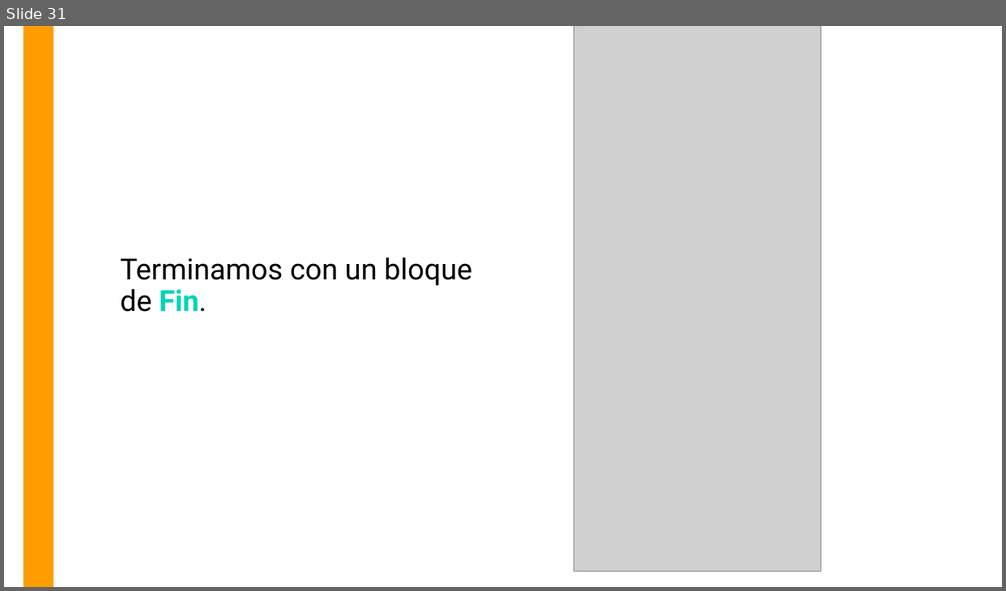
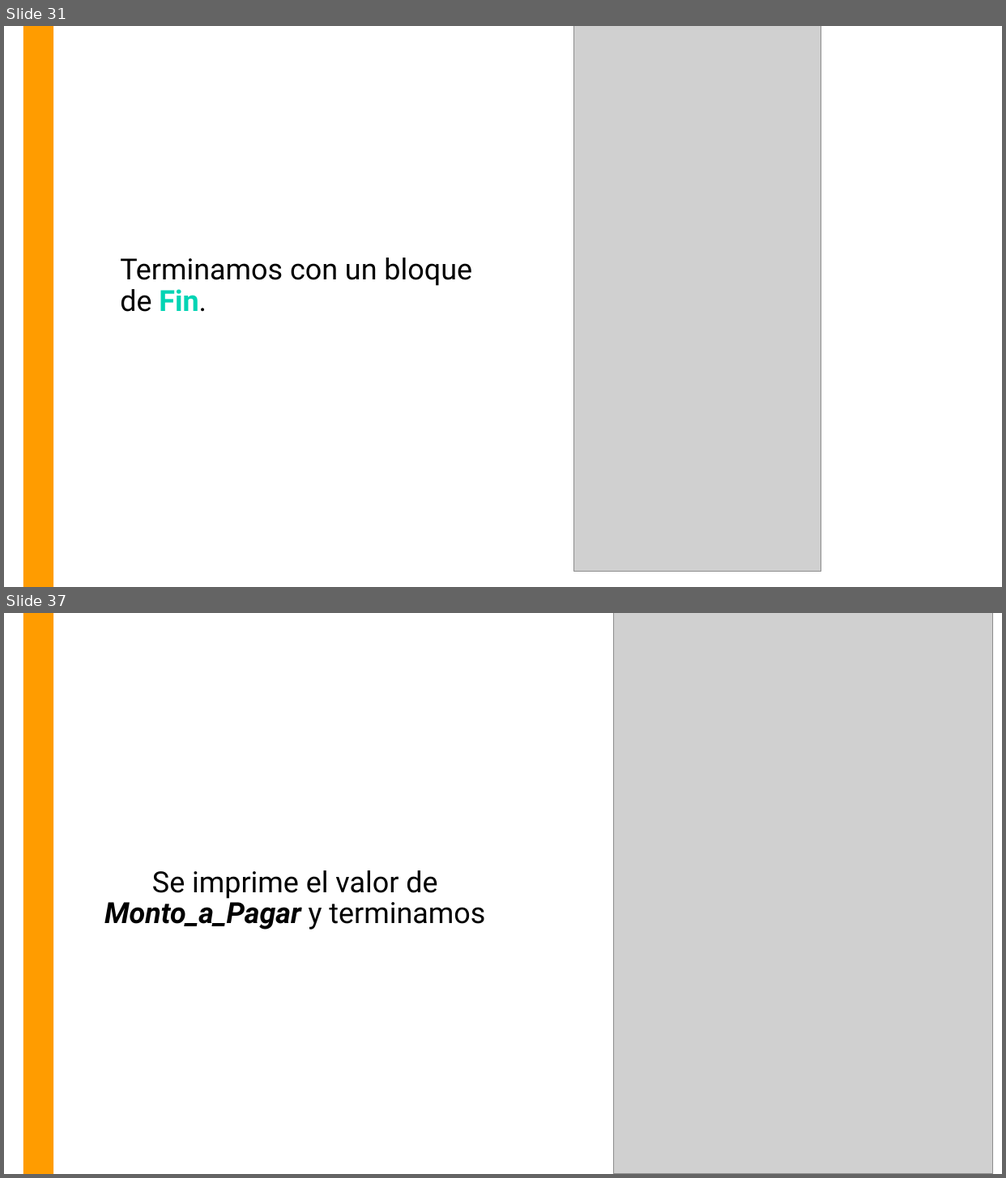
Before and after one commit to OMardil/INFO1_MOD4-Intro-a-Java, a slide deck: 01 Presentacion/INFO1_MOD4-Algoritmos_y_Diagramas.pptx. Shown one above the other, each under a label of ours: slide 31 before the commit, slides 31 and 37 after it; the slides between them are not shown. The pictures are 1006x591 and 1006x1178 pixels, drawn with LibreOffice and Linux fonts; fonts in the diff are those of the drawing; grey boxes stand for pictures. Boxes give left, top, right and bottom in pixels: in the first picture for what was removed or moved away, otherwise in the second. Text is boxed around its words. In the diff, an @@ line names an element or a change of style, - is before the commit and + after.

```diff
--- a/01 Presentacion/INFO1_MOD4-Algoritmos_y_Diagramas.pptx
+++ b/01 Presentacion/INFO1_MOD4-Algoritmos_y_Diagramas.pptx
@@ slide 37 added at (x1=4, y1=613, x2=1002, y2=1174), background #FFFFFF; not listed: 1 template element that a slide beside it also shows @@
@@ picture added at (x1=613, y1=613, x2=993, y2=1174) @@
@@ text added at (x1=104, y1=871, x2=485, y2=930), 28 pt, text #000000 @@
+Se imprime el valor de Monto_a_Pagar y terminamos
```
Also in this commit, not shown: 2 slides changed, 5 other slides added, 1 other file.
